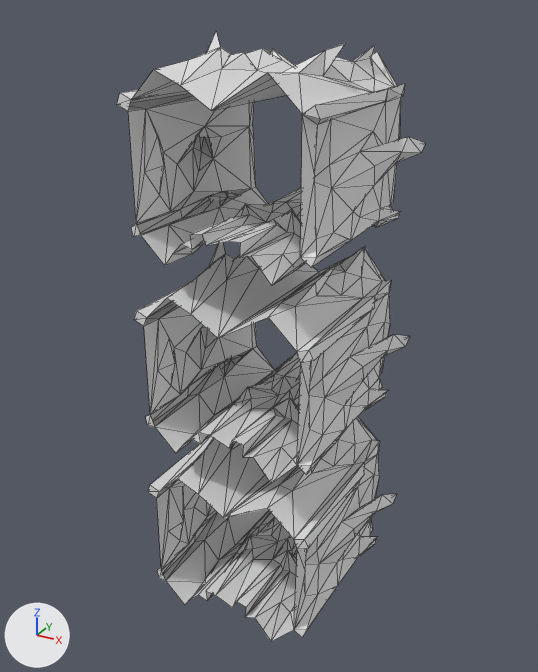
The FBX model Underhell/Assets/models/props/kolumna.fbx, before and after one commit.
The view is the same before and after, from a 50 mm camera at (1463.0, -2218.0, 2271.0) aimed at (-24.0, 486.0, 919.0). The lights are fixed; the arrows at lower left show +X, +Y and +Z. Mesh edges are drawn as thin lines.

The older version as bpy lines, for what is in view:
```python
me_cube_001 = bpy.data.meshes.new('Cube.001')
me_cube_001.from_pydata(...)  # 667 vertices, 1194 faces; spans x -545.0..527.0, y 28.0..953.0, z -370.0..2190.0
ob_kolumna = bpy.data.objects.new('kolumna', me_cube_001)
ob_kolumna.location = (0.0, 0.0, 0.0)
```
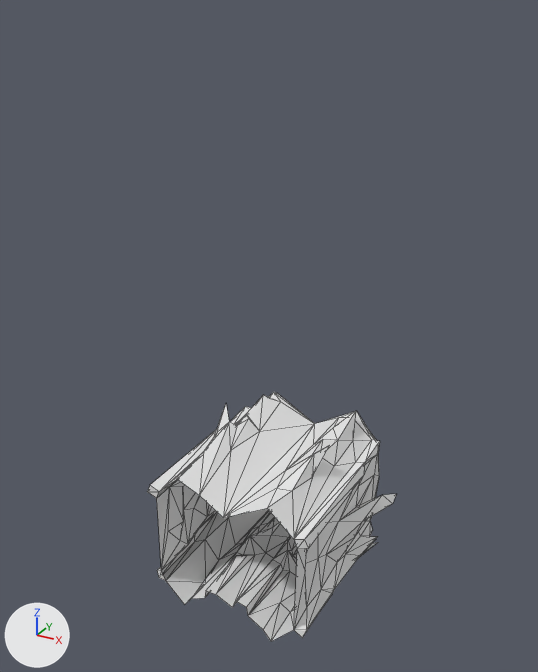
The newer file is also rescaled (x0.01), turned or shifted as a whole; pictures and numbers use the older file's frame.

Pixel boxes [x1, y1, x2, y2] of what changed, in the pictures (538 x 672 px; the box of a moved part takes in the faces that stretch with it):
'kolumna', reshaped (19% narrower, 59% shorter)
    before: [117, 32, 425, 641]
    after: [147, 392, 396, 641]
part 1 of me_cube_001, deleted
    before: [134, 243, 410, 484]
part 2 of me_cube_001, deleted
    before: [117, 32, 425, 286]
part 3 of me_cube_001, moved or reshaped
    before: [158, 417, 393, 641]
    after: [158, 392, 393, 641]

What the commit changed:
me_cube_001 is used by ob_kolumna; location (0.0, 0.0, 0.0).
me_cube_001 had 667 vertices, 1194 faces and spanned x -545.0..527.0, y 28.0..953.0, z -370.0..2190.0.
me_cube_001 now has 221 vertices, 397 faces and spans x -545.0..527.0, y 28.0..953.0, z -371.0..471.0.
me_cube_001 part 1: the loose piece of 223 vertices spanning x -545.0..527.0, y 28.0..953.0, z 488.0..1331.0 is deleted.
me_cube_001 part 2: the loose piece of 222 vertices spanning x -545.0..527.0, y 28.0..953.0, z 1348.0..2190.0 is deleted.
Part 3, on me_cube_001:
58 vertices are removed from x -514.0..453.0, y 28.0..953.0, z -284.0..450.0.
210 faces are deleted.
40 vertices move from x -430.0..485.0, y 28.0..952.0, z -370.0..388.0 to x -430.0..457.0, y 28.0..952.0, z -371.0..414.0.
57 vertices are added at x -515.0..451.0, y 28.0..953.0, z -278.0..435.0.
210 new faces join them.
